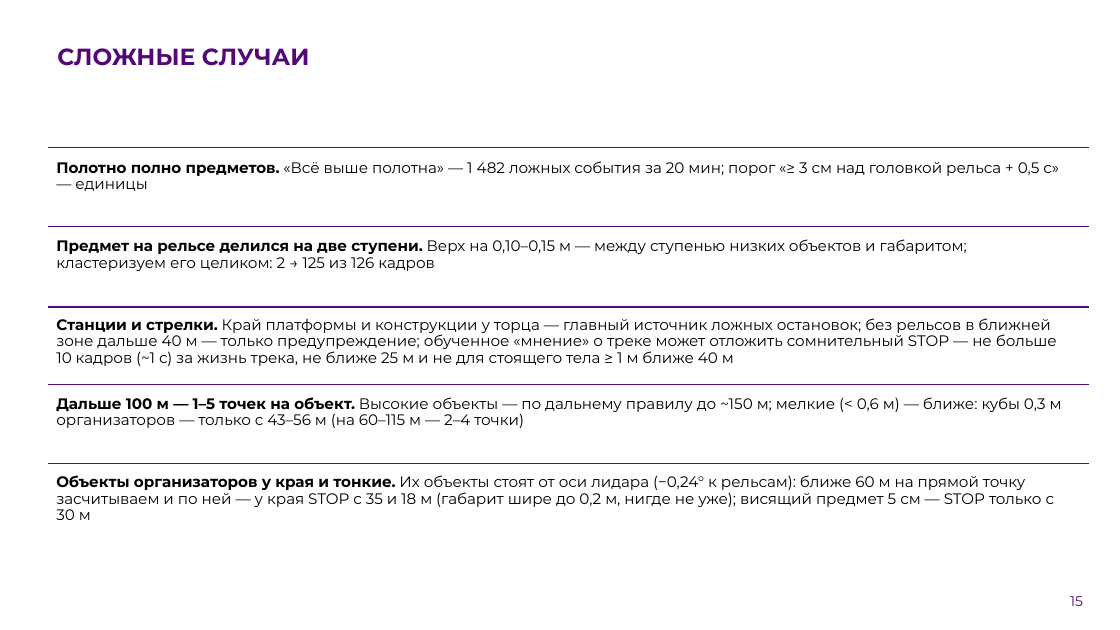
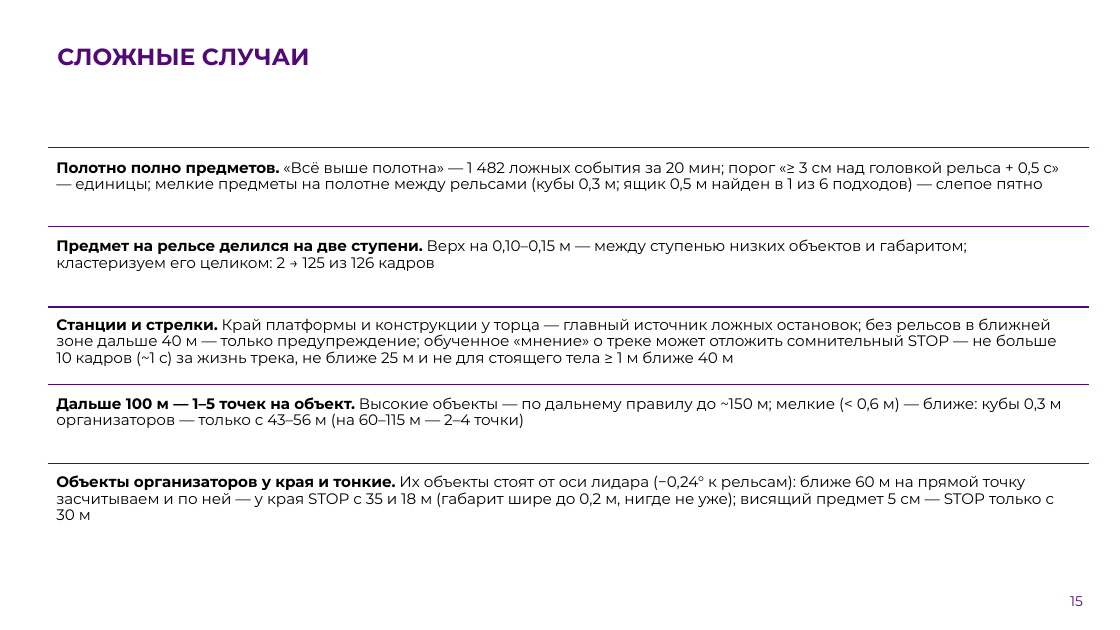
Before and after one commit to pmixay/ReSense, a slide deck: slide 15 of docs/presentation/ReSense_LCT2026.pptx. Drawn at 1120x630 pixels with LibreOffice and Linux fonts; fonts in the diff are those of the drawing; background and template pictures are left out. Boxes give left, top, right and bottom in pixels: in the first picture for what was removed or moved away, otherwise in the second. Text is boxed around its words. In the diff, an @@ line names an element or a change of style, - is before the commit and + after.

```diff
--- a/docs/presentation/ReSense_LCT2026.pptx
+++ b/docs/presentation/ReSense_LCT2026.pptx
@@ text at (56, 161, 1059, 192): text changed @@
-Полотно полно предметов. «Всё выше полотна» — 1 482 ложных события за 20 мин; порог «≥ 3 см над головкой рельса + 0,5 с» — единицы
+Полотно полно предметов. «Всё выше полотна» — 1 482 ложных события за 20 мин; порог «≥ 3 см над головкой рельса + 0,5 с» — единицы; мелкие предметы на полотне между рельсами (кубы 0,3 м; ящик 0,5 м найден в 1 из 6 подходов) — слепое пятно
```
Also in this commit, not shown: 6 other slides changed, 31 other files.
